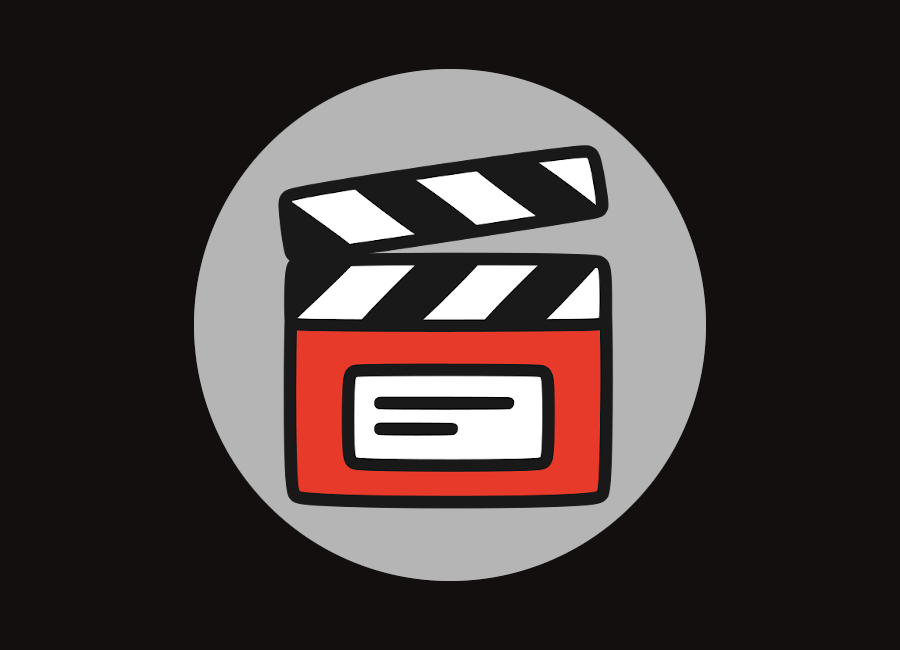
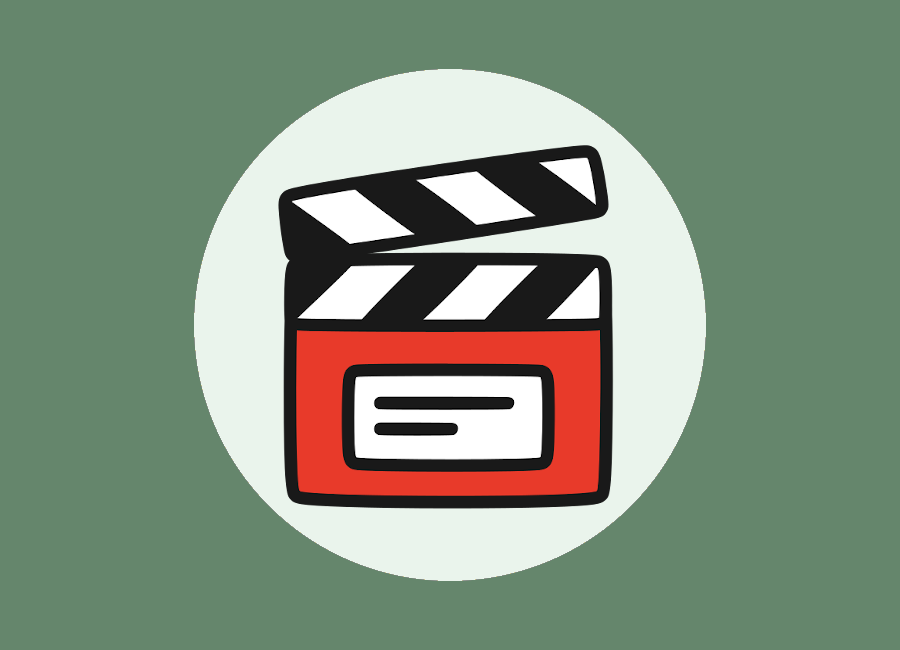
Before/after of a 900×650 layered artwork. What changed in the layer stack:
painted on "Layer" over [194, 69, 706, 581]
painted on "Background" over [0, 0, 900, 650]
